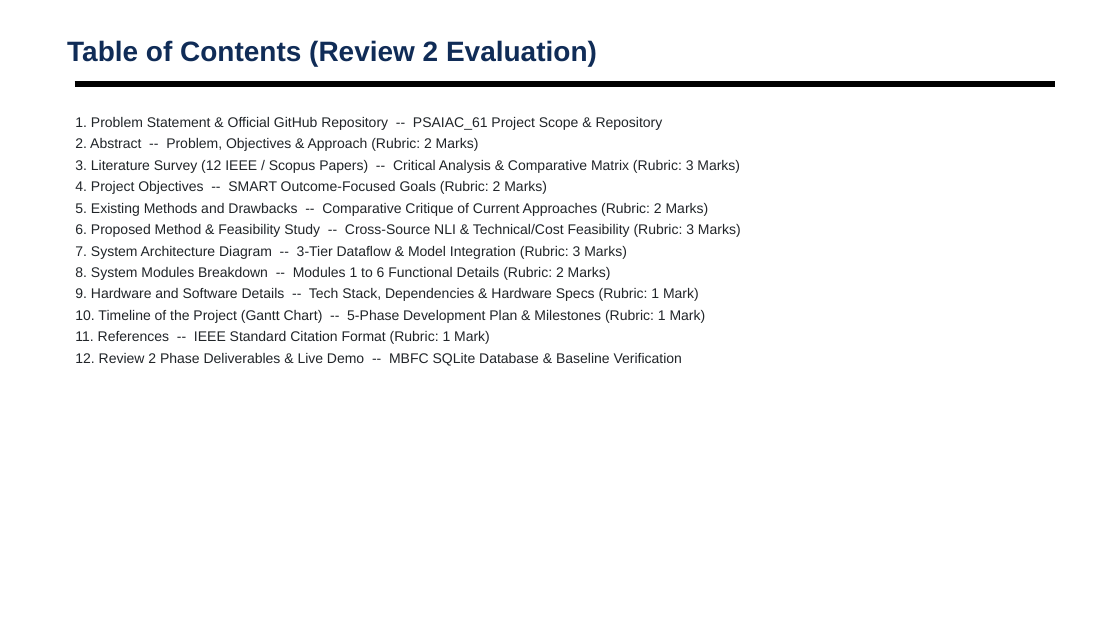
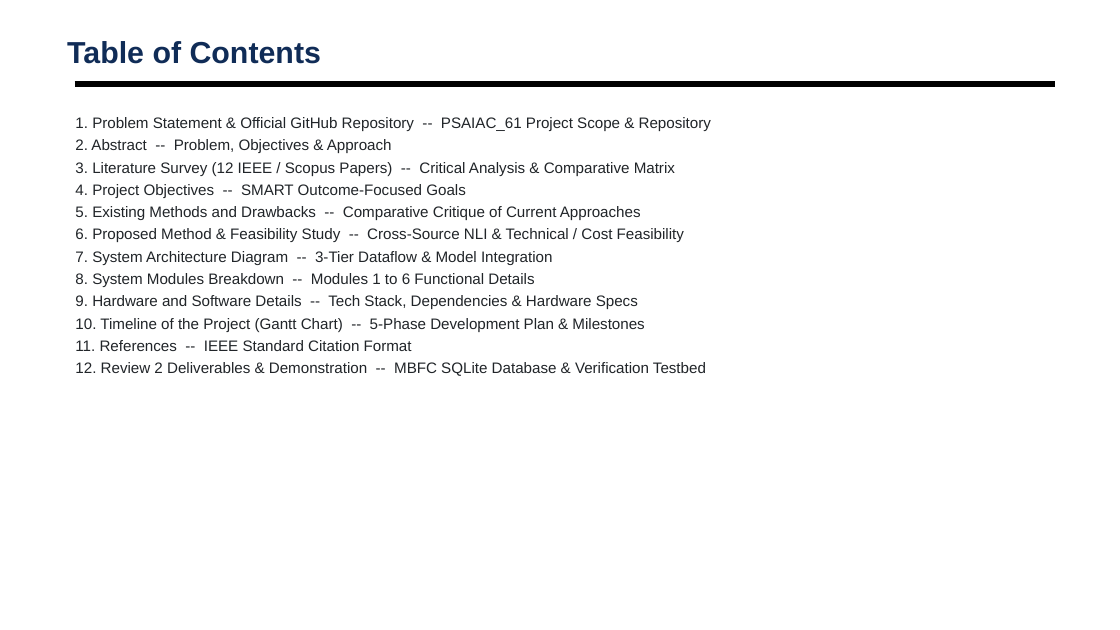
Before and after one commit to shubhamsapr5-eng/truth-lens, a slide deck: slide 3 of docs/AI_News_Credibility_Scorer_Review2.pptx. Drawn at 1120x630 pixels with LibreOffice and Linux fonts; fonts in the diff are those of the drawing; background and template pictures are left out. Boxes give left, top, right and bottom in pixels: in the first picture for what was removed or moved away, otherwise in the second. Text is boxed around its words. In the diff, an @@ line names an element or a change of style, - is before the commit and + after.

Commit message:
style(ppt): enlarge font sizes and remove rubric marks annotations

```diff
--- a/docs/AI_News_Credibility_Scorer_Review2.pptx
+++ b/docs/AI_News_Credibility_Scorer_Review2.pptx
@@ text at [67,41,321,64]: text changed; size 24 to 26 pt @@
-Table of Contents (Review 2 Evaluation)
+Table of Contents
@@ text at [75,117,711,131]: size 12 to 13 pt in "1. Problem Statement & Official GitHub Repository ..." @@
@@ text at [75,139,706,376]: text changed; size 12 to 13 pt @@
-2. Abstract -- Problem, Objectives & Approach (Rubric: 2 Marks)
-3. Literature Survey (12 IEEE / Scopus Papers) -- Critical Analysis & Comparative Matrix (Rubric: 3 Marks)
-4. Project Objectives -- SMART Outcome-Focused Goals (Rubric: 2 Marks)
-5. Existing Methods and Drawbacks -- Comparative Critique of Current Approaches (Rubric: 2 Marks)
-6. Proposed Method & Feasibility Study -- Cross-Source NLI & Technical/Cost Feasibility (Rubric: 3 Marks)
-7. System Architecture Diagram -- 3-Tier Dataflow & Model Integration (Rubric: 3 Marks)
-8. System Modules Breakdown -- Modules 1 to 6 Functional Details (Rubric: 2 Marks)
-9. Hardware and Software Details -- Tech Stack, Dependencies & Hardware Specs (Rubric: 1 Mark)
-10. Timeline of the Project (Gantt Chart) -- 5-Phase Development Plan & Milestones (Rubric: 1 Mark)
-11. References -- IEEE Standard Citation Format (Rubric: 1 Mark)
-12. Review 2 Phase Deliverables & Live Demo -- MBFC SQLite Database & Baseline Verification
+2. Abstract -- Problem, Objectives & Approach
+3. Literature Survey (12 IEEE / Scopus Papers) -- Critical Analysis & Comparative Matrix
+4. Project Objectives -- SMART Outcome-Focused Goals
+5. Existing Methods and Drawbacks -- Comparative Critique of Current Approaches
+6. Proposed Method & Feasibility Study -- Cross-Source NLI & Technical / Cost Feasibility
+7. System Architecture Diagram -- 3-Tier Dataflow & Model Integration
+8. System Modules Breakdown -- Modules 1 to 6 Functional Details
+9. Hardware and Software Details -- Tech Stack, Dependencies & Hardware Specs
+10. Timeline of the Project (Gantt Chart) -- 5-Phase Development Plan & Milestones
+11. References -- IEEE Standard Citation Format
+12. Review 2 Deliverables & Demonstration -- MBFC SQLite Database & Verification Testbed
```
Also in this commit, not shown: 13 other slides changed, 1 other file.
